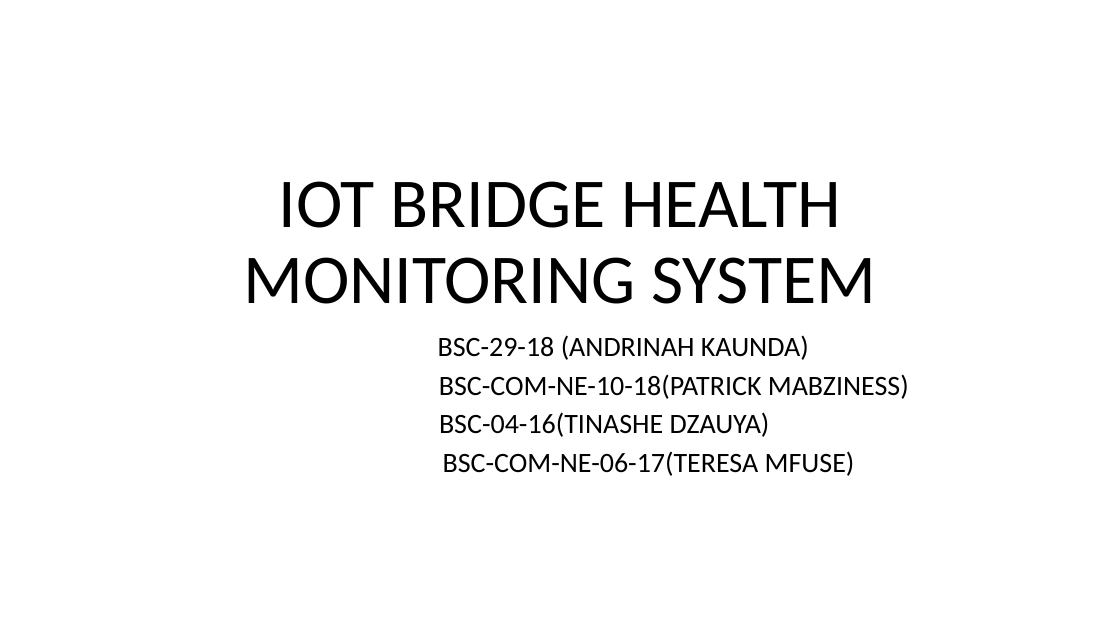
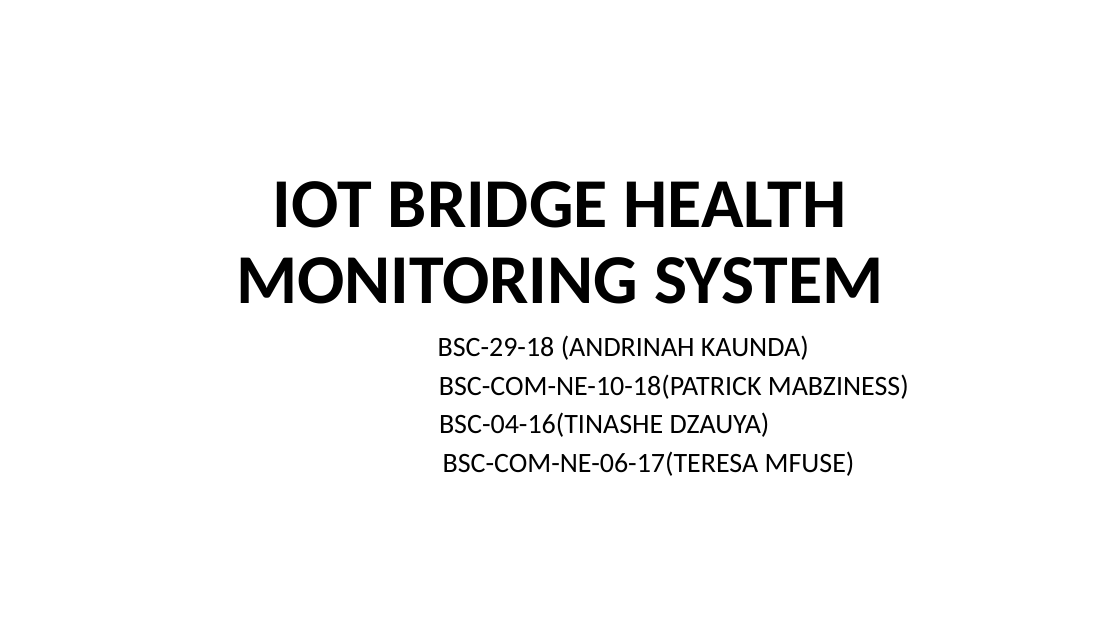
Before and after one commit to patrickmabziness360/Bridge_Health_Monitoring_System, a slide deck: slide 1 of Project Documents/IOT BRIDGE HEALTH MONITORING SYSTEM.pptx. Drawn at 1120x630 pixels with LibreOffice and Linux fonts; fonts in the diff are those of the drawing. Boxes give left, top, right and bottom in pixels: in the first picture for what was removed or moved away, otherwise in the second. Text is boxed around its words. In the diff, an @@ line names an element or a change of style, - is before the commit and + after.

```diff
--- a/Project Documents/IOT BRIDGE HEALTH MONITORING SYSTEM.pptx
+++ b/Project Documents/IOT BRIDGE HEALTH MONITORING SYSTEM.pptx
@@ title "IOT BRIDGE HEALTH MONITORING SYSTEM" at [236,181,883,304]: bold on @@
```
Also in this commit, not shown: 2 other slides changed, 3 slides added, 2 slides removed, 47 other files.
